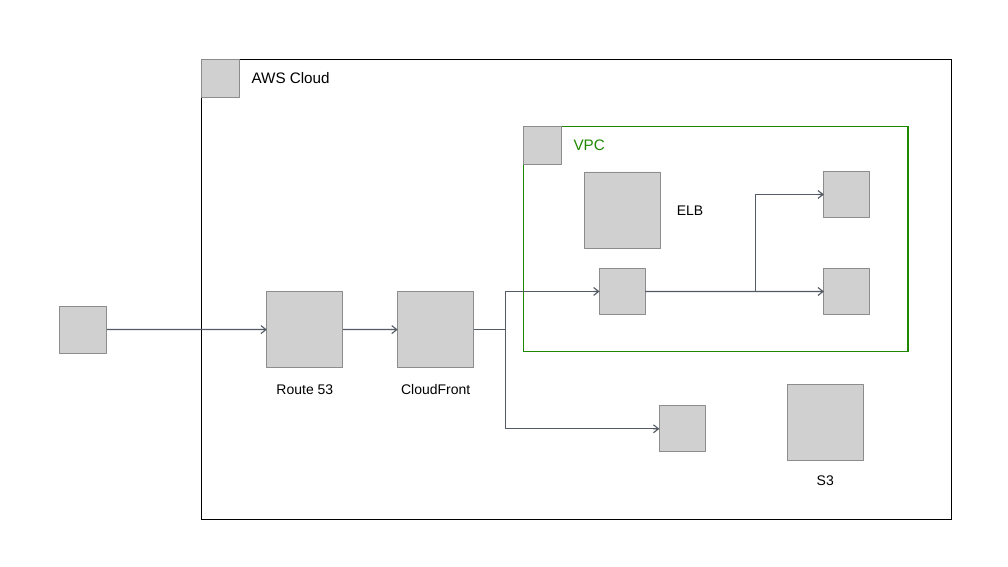
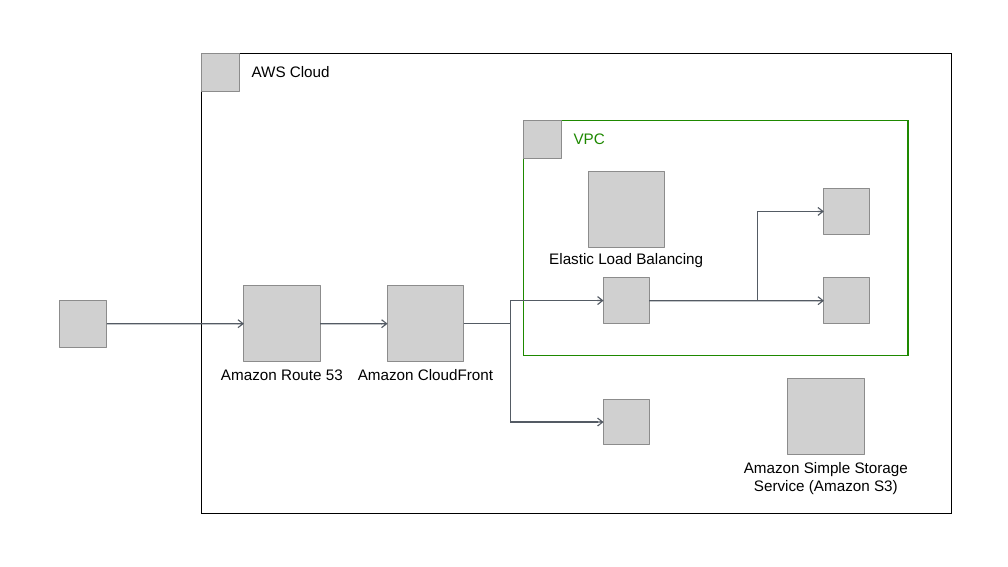
Before and after one commit to ichigo-1125/knowledge, a slide deck: slide 3 of assets/AWS.odp. Drawn at 1008x567 pixels with LibreOffice and Linux fonts; fonts in the diff are those of the drawing; grey boxes stand for pictures. Boxes give left, top, right and bottom in pixels: in the first picture for what was removed or moved away, otherwise in the second. Text is boxed around its words. In the diff, an @@ line names an element or a change of style, - is before the commit and + after.

```diff
--- a/assets/AWS.odp
+++ b/assets/AWS.odp
@@ rectangle "VPC": place and size @@
-rectangle "VPC" at (523, 126, 908, 351)
+rectangle "VPC" at (523, 121, 908, 356)
@@ picture: place and size @@
-picture at (584, 172, 660, 248)
+picture at (588, 171, 664, 247)
@@ text removed at (677, 205, 703, 215) @@
-ELB
@@ picture: place and size @@
-picture at (824, 172, 870, 218)
+picture at (824, 188, 870, 234)
@@ elbow arrow moved from (646, 292) - (824, 195) to (649, 301) - (824, 211) @@
@@ text added at (549, 253, 703, 267), 12 pt, text #000000 @@
+Elastic Load Balancing
@@ picture: place and size @@
-picture at (267, 292, 343, 368)
+picture at (244, 285, 320, 361)
@@ picture: place and size @@
-picture at (398, 292, 474, 368)
+picture at (388, 285, 464, 361)
@@ picture: place and size @@
-picture at (600, 269, 646, 315)
+picture at (604, 278, 649, 324)
@@ picture: place and size @@
-picture at (824, 269, 870, 315)
+picture at (824, 278, 870, 324)
@@ arrow moved from (107, 329) - (267, 330) to (107, 324) - (244, 324) @@
@@ arrow moved from (343, 329) - (398, 330) to (320, 324) - (388, 324) @@
@@ elbow arrow moved from (474, 330) - (600, 292) to (464, 324) - (604, 301) @@
@@ elbow arrow moved from (474, 329) - (659, 429) to (464, 324) - (604, 423) @@
@@ arrow moved from (646, 292) - (824, 292) to (649, 301) - (824, 301) @@
@@ text at (221, 369, 343, 380): text changed; size 11 to 12 pt @@
-Route 53
+Amazon Route 53
@@ text at (358, 369, 493, 380): text changed; size 11 to 12 pt @@
-CloudFront
+Amazon CloudFront
@@ 4 pictures, 1 rectangle: place and size @@
-4 pictures, 1 rectangle at (59, 59, 952, 520)
+4 pictures, 1 rectangle at (59, 53, 952, 514)
@@ picture: place and size @@
-picture at (659, 406, 705, 452)
+picture at (604, 400, 649, 445)
@@ text added at (744, 462, 908, 494), 12 pt, text #000000 @@
+Amazon Simple Storage Service (Amazon S3)
@@ text removed at (817, 475, 834, 485) @@
-S3
```
Also in this commit, not shown: 2 other slides changed, 3 slides added, 10 other files.
